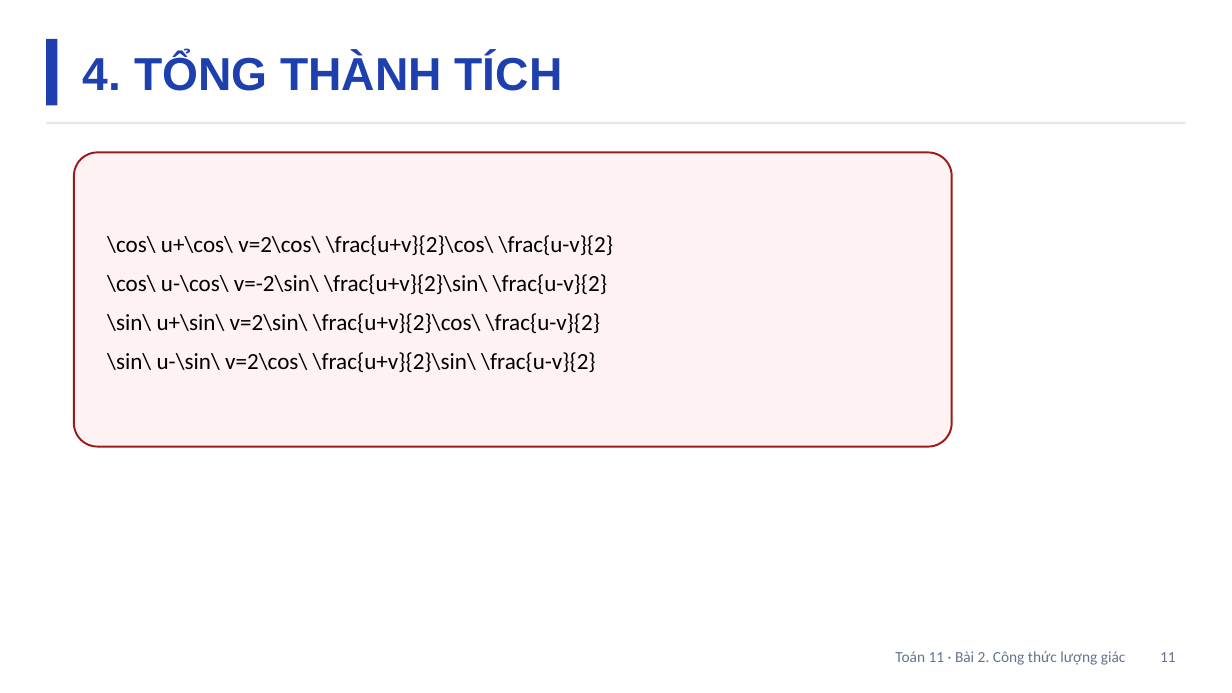
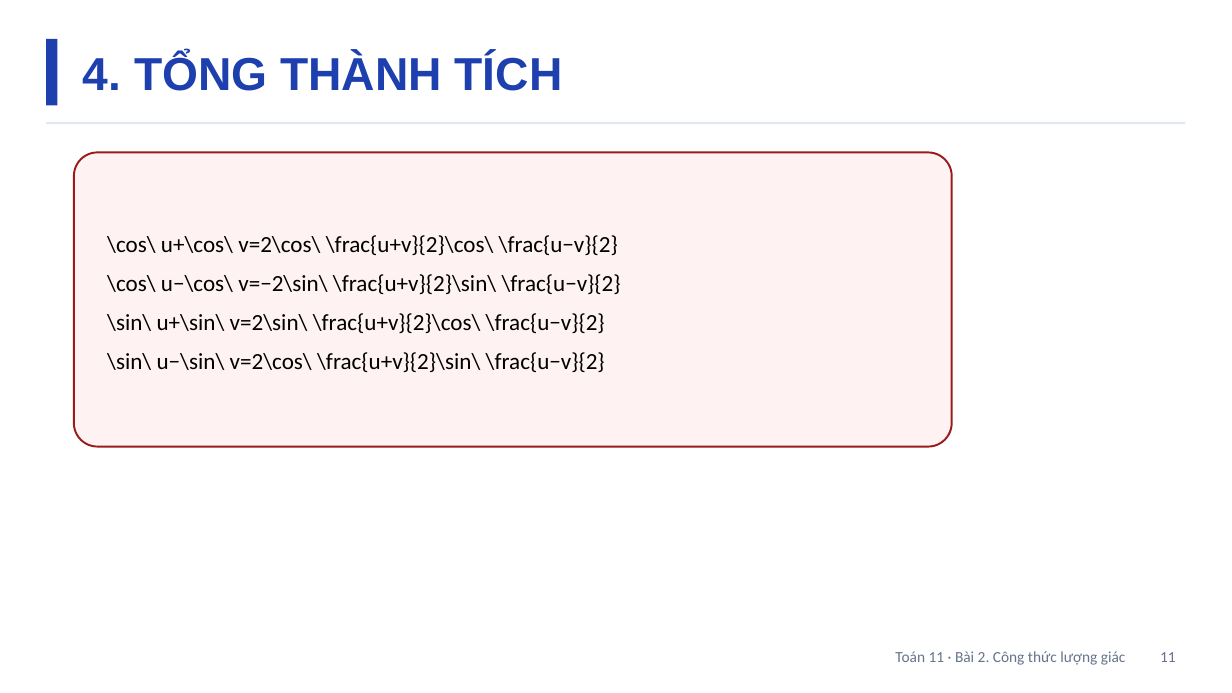
Before and after one commit to Trangtu66/Taode_thi_online, a slide deck: slide 11 of slides/Toan11/Slide_TOAN11_Bai2_T4-5.pptx. Drawn at 1232x693 pixels with LibreOffice and Linux fonts; fonts in the diff are those of the drawing. Boxes give left, top, right and bottom in pixels: in the first picture for what was removed or moved away, otherwise in the second. Text is boxed around its words. In the diff, an @@ line names an element or a change of style, - is before the commit and + after.

```diff
--- a/slides/Toan11/Slide_TOAN11_Bai2_T4-5.pptx
+++ b/slides/Toan11/Slide_TOAN11_Bai2_T4-5.pptx
@@ text at (107,235,621,372): text changed @@
-\cos\ u+\cos\ v=2\cos\ \frac{u+v}{2}\cos\ \frac{u-v}{2}
-\cos\ u-\cos\ v=-2\sin\ \frac{u+v}{2}\sin\ \frac{u-v}{2}
-\sin\ u+\sin\ v=2\sin\ \frac{u+v}{2}\cos\ \frac{u-v}{2}
-\sin\ u-\sin\ v=2\cos\ \frac{u+v}{2}\sin\ \frac{u-v}{2}
+\cos\ u+\cos\ v=2\cos\ \frac{u+v}{2}\cos\ \frac{u−v}{2}
+\cos\ u−\cos\ v=−2\sin\ \frac{u+v}{2}\sin\ \frac{u−v}{2}
+\sin\ u+\sin\ v=2\sin\ \frac{u+v}{2}\cos\ \frac{u−v}{2}
+\sin\ u−\sin\ v=2\cos\ \frac{u+v}{2}\sin\ \frac{u−v}{2}
```
Also in this commit, not shown: 6 other slides changed, 50 other files.
